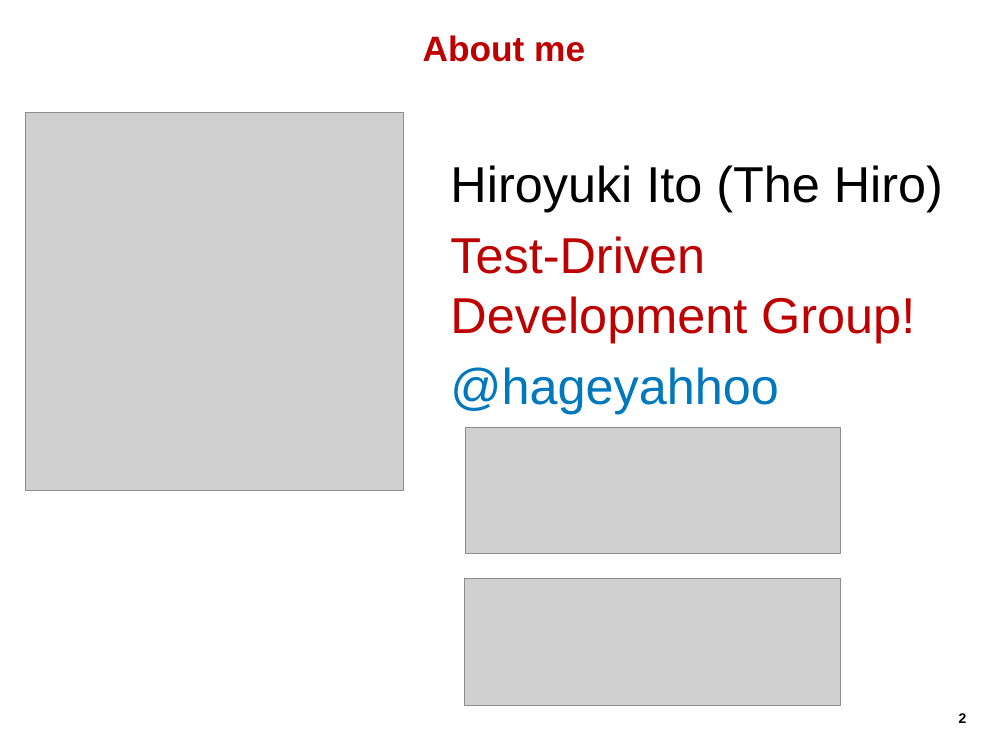
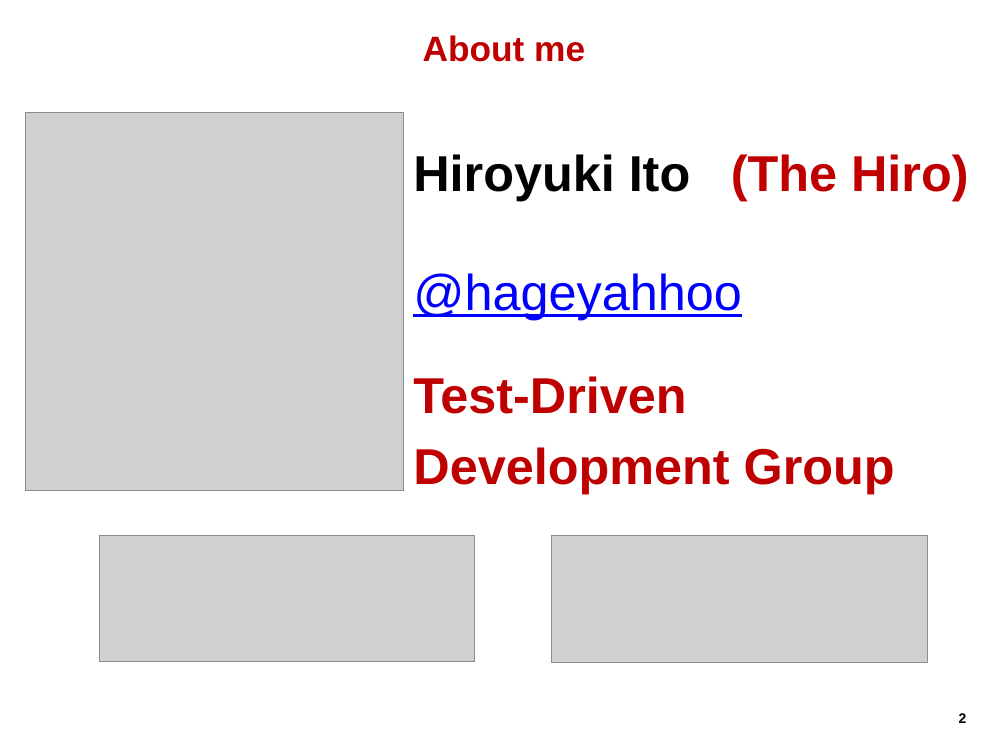
Before and after one commit to hageyahhoo/agile2014, a slide deck: slide 2 of presentations/TechnologyDrivenDevelopment.pptx. Drawn at 1008x756 pixels with LibreOffice and Linux fonts; fonts in the diff are those of the drawing; grey boxes stand for pictures; background and template pictures are left out. Boxes give left, top, right and bottom in pixels: in the first picture for what was removed or moved away, otherwise in the second. Text is boxed around its words. In the diff, an @@ line names an element or a change of style, - is before the commit and + after.

```diff
--- a/presentations/TechnologyDrivenDevelopment.pptx
+++ b/presentations/TechnologyDrivenDevelopment.pptx
@@ text at box(413, 154, 690, 201): text changed; text colour #BF0000 to #000000; bold on @@
-Hiroyuki Ito (The Hiro)
-Test-Driven Development Group!
-@hageyahhoo
+Hiroyuki Ito
@@ text added at box(731, 154, 968, 201), 36 pt, text #C00000, bold @@
+(The Hiro)
@@ text added at box(413, 273, 742, 319), 36 pt, text #0000FF, underline @@
+@hageyahhoo
@@ text added at box(413, 376, 895, 494), 36 pt, text #BF0000, bold @@
+Test-Driven
+Development Group
@@ picture: place and size @@
-picture at box(466, 427, 841, 553)
+picture at box(99, 535, 474, 661)
@@ picture: place and size @@
-picture at box(465, 579, 841, 706)
+picture at box(551, 535, 927, 662)
```
Also in this commit, not shown: 1 other slide changed, 6 slides added, 3 slides removed.
